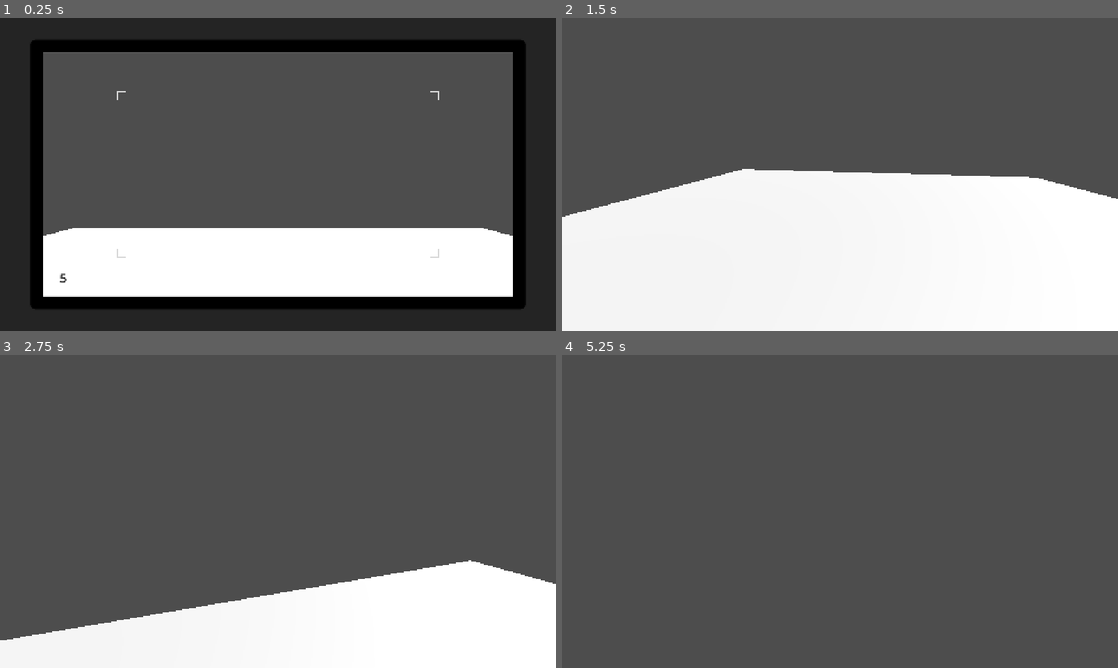
Above: before the commit, frames 1-4 (two rows, left to right).
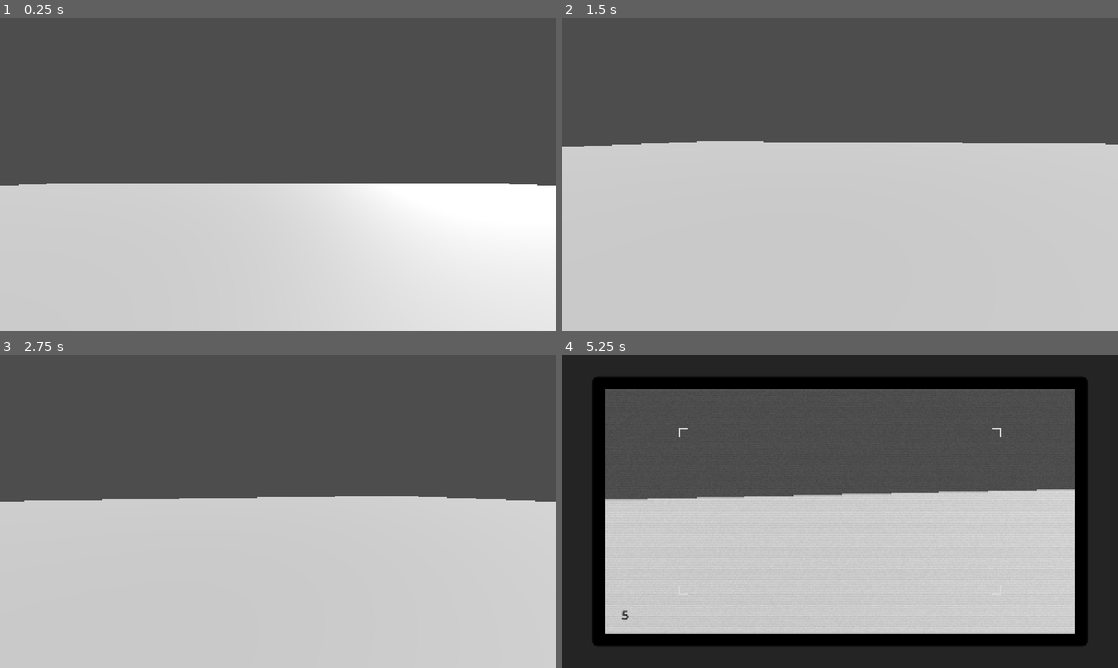
Above: after the commit, the same moments.

Repository: Chrisieee/godot-wild-jam-game-retro
Game: Godot game, scene res://scenes/level_1.tscn
Two runs of this game, one before a commit and one after it. Both use one fixed random seed, a clock stepped at 60 frames per second and the inputs below.
Inputs (mouse positions are in pixels of both pictures, inside the frame that each line leads up to):
- Up to frame 1 (0.25 s): no input
- Up to frame 2 (1.5 s): tap Enter at 0.5 s; move the mouse to (962, 158) at 0.52 s; hold D (right) 0.53-1.28 s; hold Right mouse button (camera, bound only after the commit) 0.53-1.28 s; click (962, 158) at 0.67 s; tap E (camera, bound only before the commit) at 0.8, 1.35 s; move the mouse to (812, 174) at 1.27 s; hold W (forward) from 1.28 s (still down)
- Up to frame 3 (2.75 s): keep holding W (forward); tap Space (photo) at 1.55 s; move the mouse to (289, 505) at 2.02 s; hold Space (photo) from 2.03 s (still down); right-click (289, 505) at 2.3 s
- Up to frame 4 (5.25 s): keep holding W (forward); move the mouse to (834, 517) at 2.77 s; release Space (photo) at 2.78 s; right-click (834, 517) at 2.85 s; tap E (camera, bound only before the commit) at 3.05 s; tap Space (photo) at 3.5, 3.8, 4.35 s; move the mouse to (878, 514) at 3.52 s; hold E (camera, bound only before the commit) 3.53-4.28 s; move the mouse to (795, 508) at 4.27 s; right-click (795, 508) at 4.55 s; move the mouse to (845, 511) at 5.02 s; hold Right mouse button (camera, bound only after the commit) from 5.03 s (still down)

The runs differ from the first frame. In frame 1, 60% of the frame differs, in the area x 0-100%, y 0-100%; in frame 2, 60%; in frame 3, 54%; in frame 4, 72%.

Commit message:
Foto mechanic werkt!

Diff:
--- a/parts/player.tscn
+++ b/parts/player.tscn
@@ -3,28 +3,32 @@
 [ext_resource type="Script" uid="uid://82egjsgifs1v" path="res://scripts/player.gd" id="1_xlo1q"]
 [ext_resource type="Script" uid="uid://c80d5jky3bchl" path="res://scripts/camera.gd" id="2_aaff8"]
 [ext_resource type="Shader" uid="uid://b3siyml18xigd" path="res://shaders/camera.gdshader" id="3_40wer"]
-[ext_resource type="Script" uid="uid://751m2fbvsej3" path="res://scripts/color_rect.gd" id="3_nh1j4"]
-[ext_resource type="Script" uid="uid://d0yhybwl0l1ji" path="res://scripts/control.gd" id="5_c2rpj"]
+[ext_resource type="Script" uid="uid://d0yhybwl0l1ji" path="res://shaders/control.gd" id="5_c2rpj"]
+[ext_resource type="Script" uid="uid://cm73y7cd02mkd" path="res://scripts/photo.gd" id="5_oreqr"]
 
 [sub_resource type="CapsuleShape3D" id="CapsuleShape3D_lfxu0"]
 height = 2.3925781
 
 [sub_resource type="CapsuleMesh" id="CapsuleMesh_lfxu0"]
 radius = 0.48046875
-height = 2.475586
+height = 3.8920898
 
 [sub_resource type="ShaderMaterial" id="ShaderMaterial_40wer"]
 shader = ExtResource("3_40wer")
-shader_parameter/smearing = 0.5
+shader_parameter/smearing = 0.030000001425
 shader_parameter/color_offset = 0.005
-shader_parameter/sharpening = 0.4
-shader_parameter/static_noise = 0.146000006935
+shader_parameter/sharpening = 0.3200000152
+shader_parameter/static_noise = 0.0370000017575
 shader_parameter/crack_center = Vector2(0.15, 0.85)
 shader_parameter/crack_intensity = 0.0
 shader_parameter/crack_size = 0.0
 shader_parameter/vertical_jitter = 0.002
-shader_parameter/scanline_opacity = 0.1
+shader_parameter/scanline_opacity = 0.034000001615
 shader_parameter/vignette_intensity = 0.0
+
+[sub_resource type="GDScript" id="GDScript_40wer"]
+script/source = "extends ColorRect
+"
 
 [sub_resource type="StyleBoxFlat" id="StyleBoxFlat_lfxu0"]
 bg_color = Color(0.6, 0.6, 0.6, 0)
@@ -50,6 +54,24 @@
 font_size = 30
 font_color = Color(0.106236644, 0.10623657, 0.10623657, 1)
 
+[sub_resource type="StyleBoxFlat" id="StyleBoxFlat_r6c0r"]
+bg_color = Color(1, 1, 1, 1)
+corner_radius_top_left = 5
+corner_radius_top_right = 5
+corner_radius_bottom_right = 5
+corner_radius_bottom_left = 5
+
+[sub_resource type="StyleBoxFlat" id="StyleBoxFlat_hjb8m"]
+bg_color = Color(1, 1, 1, 0.79607844)
+border_width_left = 2
+border_width_top = 2
+border_width_right = 2
+border_width_bottom = 2
+border_color = Color(0, 0, 0, 1)
+
+[sub_resource type="LabelSettings" id="LabelSettings_hjb8m"]
+font_color = Color(0, 0, 0, 1)
+
 [node name="player" type="CharacterBody3D" unique_id=38209624]
 script = ExtResource("1_xlo1q")
 
@@ -58,22 +80,30 @@
 shape = SubResource("CapsuleShape3D_lfxu0")
 
 [node name="MeshInstance3D" type="MeshInstance3D" parent="." unique_id=1580538669]
-transform = Transform3D(1, 0, 0, 0, 1, 0, 0, 0, 1, 0, 0.15576172, 0)
+transform = Transform3D(1, 0, 0, 0, 1, 0, 0, 0, 1, 0, 0.8640137, 0)
 mesh = SubResource("CapsuleMesh_lfxu0")
 
 [node name="head" type="Node3D" parent="." unique_id=30802837]
-transform = Transform3D(1, 0, 0, 0, 1, 0, 0, 0, 1, 0, 1.0136907, 0)
-
-[node name="Camera3D" type="Camera3D" parent="head" unique_id=25853191]
+transform = Transform3D(1, 0, 0, 0, 1, 0, 0, 0, 1, 0, 2.4096086, -0.19560218)
 
 [node name="camera" type="Node3D" parent="head" unique_id=709149958]
 script = ExtResource("2_aaff8")
 
 [node name="RayCast3D" type="RayCast3D" parent="head" unique_id=1831728318]
 
+[node name="SubViewport" type="SubViewport" parent="head" unique_id=426541060]
+transparent_bg = true
+size = Vector2i(1280, 720)
+render_target_update_mode = 4
+
+[node name="photoCamera" type="Camera3D" parent="head/SubViewport" unique_id=979710532]
+
+[node name="Camera3D" type="Camera3D" parent="head" unique_id=25853191]
+
 [node name="CanvasLayer" type="CanvasLayer" parent="." unique_id=243201809]
 
 [node name="cameraUi" type="Control" parent="CanvasLayer" unique_id=2084394594]
+visible = false
 layout_mode = 3
 anchors_preset = 15
 anchor_right = 1.0
@@ -82,7 +112,6 @@
 grow_vertical = 2
 
 [node name="ColorRect" type="ColorRect" parent="CanvasLayer/cameraUi" unique_id=471603984]
-visible = false
 material = SubResource("ShaderMaterial_40wer")
 layout_mode = 1
 anchors_preset = 15
@@ -95,7 +124,7 @@
 grow_horizontal = 2
 grow_vertical = 2
 color = Color(1, 1, 1, 0.08235294)
-script = ExtResource("3_nh1j4")
+script = SubResource("GDScript_40wer")
 
 [node name="outer" type="Panel" parent="CanvasLayer/cameraUi" unique_id=1421931735]
 layout_mode = 1
@@ -148,3 +177,59 @@
 label_settings = SubResource("LabelSettings_lfxu0")
 horizontal_alignment = 1
 vertical_alignment = 1
+
+[node name="photoUi" type="Panel" parent="CanvasLayer" unique_id=265154248]
+anchors_preset = 8
+anchor_left = 0.5
+anchor_top = 0.5
+anchor_right = 0.5
+anchor_bottom = 0.5
+offset_left = -160.0
+offset_top = -148.5
+offset_right = 160.0
+offset_bottom = 148.5
+grow_horizontal = 2
+grow_vertical = 2
+theme_override_styles/panel = SubResource("StyleBoxFlat_r6c0r")
+script = ExtResource("5_oreqr")
+
+[node name="MarginContainer" type="MarginContainer" parent="CanvasLayer/photoUi" unique_id=1678916887]
+layout_mode = 1
+anchors_preset = 15
+anchor_right = 1.0
+anchor_bottom = 1.0
+grow_horizontal = 2
+grow_vertical = 2
+theme_override_constants/margin_left = 20
+theme_override_constants/margin_top = 30
+theme_override_constants/margin_right = 20
+theme_override_constants/margin_bottom = 110
+
+[node name="Panel" type="Panel" parent="CanvasLayer/photoUi/MarginContainer" unique_id=634404440]
+layout_mode = 2
+theme_override_styles/panel = SubResource("StyleBoxFlat_hjb8m")
+
+[node name="TextureRect" type="TextureRect" parent="CanvasLayer/photoUi/MarginContainer/Panel" unique_id=1152583045]
+layout_mode = 1
+anchors_preset = 15
+anchor_right = 1.0
+anchor_bottom = 1.0
+grow_horizontal = 2
+grow_vertical = 2
+expand_mode = 4
+stretch_mode = 5
+
+[node name="Panel2" type="Panel" parent="CanvasLayer/photoUi/MarginContainer" unique_id=1040769063]
+layout_mode = 2
+theme_override_styles/panel = SubResource("StyleBoxFlat_hjb8m")
+
+[node name="Label" type="Label" parent="CanvasLayer/photoUi" unique_id=1500852033]
+layout_mode = 0
+offset_left = 25.0
+offset_top = 220.0
+offset_right = 298.0
+offset_bottom = 265.0
+text = "data"
+label_settings = SubResource("LabelSettings_hjb8m")
+horizontal_alignment = 1
+vertical_alignment = 1
--- a/project.godot
+++ b/project.godot
@@ -14,6 +14,11 @@
 run/main_scene="uid://b1otglxtyqqrf"
 config/features=PackedStringArray("4.7", "GL Compatibility")
 config/icon="res://icon.svg"
+
+[autoload]
+
+PhotoManager="*uid://8gljy0bqwixn"
+GameManager="*uid://c7bjyse7jway7"
 
 [display]
 
@@ -52,7 +57,7 @@
 }
 camera={
 "deadzone": 0.2,
-"events": [Object(InputEventKey,"resource_local_to_scene":false,"resource_name":"","device":-1,"window_id":0,"alt_pressed":false,"shift_pressed":false,"ctrl_pressed":false,"meta_pressed":false,"pressed":false,"keycode":0,"physical_keycode":69,"key_label":0,"unicode":101,"location":0,"echo":false,"script":null)
+"events": [Object(InputEventMouseButton,"resource_local_to_scene":false,"resource_name":"","device":-1,"window_id":0,"alt_pressed":false,"shift_pressed":false,"ctrl_pressed":false,"meta_pressed":false,"button_mask":2,"position":Vector2(428, 37),"global_position":Vector2(442, 110),"factor":1.0,"button_index":2,"canceled":false,"pressed":true,"double_click":false,"script":null)
 ]
 }
 photo={
--- /dev/null
+++ b/scenes/level_1.gd
@@ -0,0 +1,4 @@
+extends Node3D
+
+func _ready():
+	GameManager.map = "forest"
--- a/scenes/level_1.tscn
+++ b/scenes/level_1.tscn
@@ -1,32 +1,34 @@
 [gd_scene format=3 uid="uid://b1otglxtyqqrf"]
 
 [ext_resource type="PackedScene" uid="uid://cuhwyk0a0leyk" path="res://parts/player.tscn" id="1_014kd"]
+[ext_resource type="Script" uid="uid://buyotnwu7bihr" path="res://scenes/level_1.gd" id="1_bswci"]
 
 [sub_resource type="Environment" id="Environment_014kd"]
 
 [sub_resource type="PlaneMesh" id="PlaneMesh_r6c0r"]
-size = Vector2(100, 100)
+size = Vector2(200, 200)
 
 [sub_resource type="BoxShape3D" id="BoxShape3D_lfxu0"]
-size = Vector3(99.810776, 1, 99.12842)
+size = Vector3(201.42773, 1, 202.4668)
 
 [node name="level1" type="Node3D" unique_id=734127826]
+script = ExtResource("1_bswci")
 
 [node name="DirectionalLight3D" type="DirectionalLight3D" parent="." unique_id=1605139383]
-transform = Transform3D(1, 0, 0, 0, -0.51600134, 0.85658777, 0, -0.85658777, -0.51600134, 0, 71.2511, 0)
-light_energy = 3.564
+transform = Transform3D(0.7826234, -0.3212085, 0.533222, -0.6224955, -0.40383473, 0.67038566, 0, -0.85658777, -0.51600134, 90.65668, 71.2511, 0)
+light_energy = 2.932
 
 [node name="WorldEnvironment" type="WorldEnvironment" parent="." unique_id=1339717578]
 environment = SubResource("Environment_014kd")
 
-[node name="StaticBody3D" type="StaticBody3D" parent="." unique_id=1277410842]
+[node name="floor" type="StaticBody3D" parent="." unique_id=1277410842]
 
-[node name="MeshInstance3D" type="MeshInstance3D" parent="StaticBody3D" unique_id=1076422641]
+[node name="MeshInstance3D" type="MeshInstance3D" parent="floor" unique_id=1076422641]
 mesh = SubResource("PlaneMesh_r6c0r")
 
-[node name="CollisionShape3D" type="CollisionShape3D" parent="StaticBody3D" unique_id=2116035872]
-transform = Transform3D(1, 0, 0, 0, 0.9999827, 0.005878221, 0, -0.005878221, 0.9999827, 0.46466827, 0, 0.4885254)
+[node name="CollisionShape3D" type="CollisionShape3D" parent="floor" unique_id=2116035872]
+transform = Transform3D(1, 0, 0, 0, 0.9999827, 0.005878221, 0, -0.005878221, 0.9999827, -0.33622742, -4.3049455e-05, 0.48120117)
 shape = SubResource("BoxShape3D_lfxu0")
 
 [node name="player" parent="." unique_id=38209624 instance=ExtResource("1_014kd")]
-transform = Transform3D(1, 0, 0, 0, 1, 0, 0, 0, 1, 0, 12.082684, 0)
+transform = Transform3D(1, 0, 0, 0, 1, 0, 0, 0, 1, 0, 1.9992819, 0)
--- a/scripts/camera.gd
+++ b/scripts/camera.gd
@@ -2,6 +2,9 @@
 
 @onready var label := $"../../CanvasLayer/cameraUi/outer/MarginContainer/inner/photoLabel"
 @onready var viewfinder := $"../../CanvasLayer/cameraUi"
+@onready var playerCamera = $"../Camera3D"
+@onready var photoCamera = $"../SubViewport/photoCamera"
+@onready var polaroidPhoto = $"../../CanvasLayer/photoUi"
 
 @export var photos = 5
 
@@ -13,25 +16,30 @@
 	remainingPhotos = photos
 	label.text = str(remainingPhotos)
 
-func _input(event):
-	if event.is_action_pressed("camera"):
-		toggle_camera()
+func _process(_delta):
+	photoCamera.global_transform = playerCamera.global_transform
 
-	if event.is_action_pressed("photo"):
-		if cameraUp:
-			make_photo()
+func raise_camera():
+	viewfinder.visible = true
+	cameraUp = true
 
-func toggle_camera():
-	if cameraUp:
-		viewfinder.visible = false
-		cameraUp = false
-	else:
-		viewfinder.visible = true
-		cameraUp = true
+func lower_camera():
+	viewfinder.visible = false
+	cameraUp = false
 
 func make_photo():
-	var image = get_viewport().get_texture().get_image()
-	photosMade.append(image)
+	var photo := PhotoData.new()
+
+	photo.image = $"../SubViewport".get_texture().get_image()
+	photo.texture = ImageTexture.create_from_image(photo.image)
+	photo.timeTaken = Time.get_unix_time_from_system()
+	photo.map = GameManager.map
+
+	PhotoManager.photos.append(photo)
 
 	remainingPhotos -= 1
 	label.text = str(remainingPhotos)
+
+	lower_camera()
+
+	polaroidPhoto.show_photo(photo)
--- a/scripts/color_rect.gd
+++ /dev/null
@@ -1 +0,0 @@
-extends ColorRect
--- /dev/null
+++ b/scripts/gameManager.gd
@@ -0,0 +1,3 @@
+extends Node
+
+var map
--- /dev/null
+++ b/scripts/photo.gd
@@ -0,0 +1,34 @@
+extends Panel
+
+var startPosition: Vector2
+var endPosition
+
+func _ready():
+	startPosition = position
+	endPosition = Vector2(-400, 800)
+	visible = false
+
+func show_photo(photo):
+	$MarginContainer/Panel/TextureRect.texture = photo.texture
+
+	position = startPosition
+	rotation = 0
+	scale = Vector2.ONE
+	modulate.a = 1.0
+	visible = true
+
+	var bias = Time.get_time_zone_from_system().bias * 60
+	var localTime = photo.timeTaken + bias
+
+	var date = Time.get_datetime_dict_from_unix_time(localTime)
+	$Label.text = "%02d-%02d-%04d %02d:%02d:%02d" % [date.day, date.month, date.year, date.hour, date.minute, date.second]
+
+	visible = true
+
+	var tween = create_tween()
+
+	tween.tween_interval(1.0)
+	tween.tween_property(self, "position", endPosition, 0.7)
+
+	await tween.finished
+	visible = false
--- /dev/null
+++ b/scripts/photoData.gd
@@ -0,0 +1,11 @@
+extends Resource
+class_name PhotoData
+
+var image: Image
+var texture: ImageTexture
+
+var score: int = 0
+var timeTaken: float
+var map
+
+var objects: Array[PhotoObject] = []
--- /dev/null
+++ b/scripts/photoManager.gd
@@ -0,0 +1,3 @@
+extends Node
+
+var photos: Array[PhotoData] = []
--- /dev/null
+++ b/scripts/photoObject.gd
@@ -0,0 +1,6 @@
+extends Node3D
+class_name PhotoObject
+
+@export var objectName: String
+@export var points: int
+@export var species: String
--- a/scripts/player.gd
+++ b/scripts/player.gd
@@ -2,8 +2,11 @@
 
 @onready var head := $head
 @onready var camera := $head/Camera3D
+@onready var cameraControl := $head/camera
 
-@export var speed = 40
+@export var speed = 20
+
+var gravity = ProjectSettings.get_setting("physics/3d/default_gravity")
 
 var target_velocity = Vector3.ZERO
 
@@ -31,6 +34,11 @@
 	velocity.x = direction.x * speed
 	velocity.z = direction.z * speed
 
+	if not is_on_floor():
+		velocity.y -= gravity * delta
+	else:
+		velocity.y = 0
+
 	move_and_slide()
 
 func _input(event):
@@ -47,3 +55,14 @@
 		head.rotate_y(-event.relative.x * 0.005)
 		camera.rotate_x(-event.relative.y * 0.005)
 		camera.rotation.x = clamp(camera.rotation.x, deg_to_rad(-60), deg_to_rad(60))
+
+	#camera controls
+	if event.is_action_pressed("camera"):
+		cameraControl.raise_camera()
+
+	if event.is_action_released("camera"):
+		cameraControl.lower_camera()
+
+	if event.is_action_pressed("photo"):
+		if cameraControl.cameraUp:
+			cameraControl.make_photo()
Not shown, added: scenes/level_1.gd.uid
Not shown, removed: scripts/color_rect.gd.uid
Not shown, added: scripts/gameManager.gd.uid
Not shown, added: scripts/photo.gd.uid
Not shown, added: scripts/photoData.gd.uid
Not shown, added: scripts/photoManager.gd.uid
Not shown, added: scripts/photoObject.gd.uid
Renamed: scripts/control.gd -> shaders/control.gd
Renamed: scripts/control.gd.uid -> shaders/control.gd.uid
Not shown, added: parts/player.tscn101203572334.tmp
Not shown, added: parts/player.tscn101871329628.tmp
